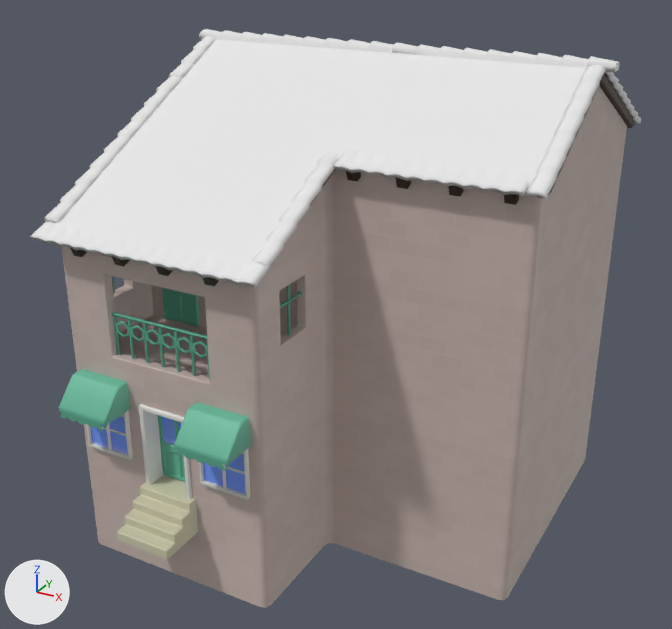
What one commit did to the FBX model Assets/_Meshes/Environment/Buildings/BackgroundBuilding8.fbx.
One viewpoint serves both versions: a 50 mm camera at (11.62, -15.94, 14.51) aimed at (0.17, 4.87, 4.1). Lighting does not change. The marker at lower left points along +X, +Y and +Z. Where no turn or scale is listed for an object, it has been applied to the vertices.

Script lines for the objects in view, before the commit:
```python
me_plane_047 = bpy.data.meshes.new('Plane.047')
me_plane_047.from_pydata(...)  # 3301 vertices, 3016 faces; spans x -5.47..6.56, y -1.28..11.79, z -2.29..11.21
# faces by material slot: [1863, 769, 7, 225, 152]
me_plane_047.materials.append(mat_rooftiles)  # its picture is missing
me_plane_047.materials.append(mat_gradient)  # picture img_flowerpallate_psd
me_plane_047.materials.append(mat_glass)  # picture img_glass_jpg
me_plane_047.materials.append(mat_bricks)  # picture img_bricks_grey_basecolor_jpg
me_plane_047.materials.append(mat_gradient_doublesided)  # picture img_flowerpallate_psd
ob_backgroundbuilding8 = bpy.data.objects.new('BackgroundBuilding8', me_plane_047)
ob_backgroundbuilding8.location = (0.0, 0.0, 0.0)
```
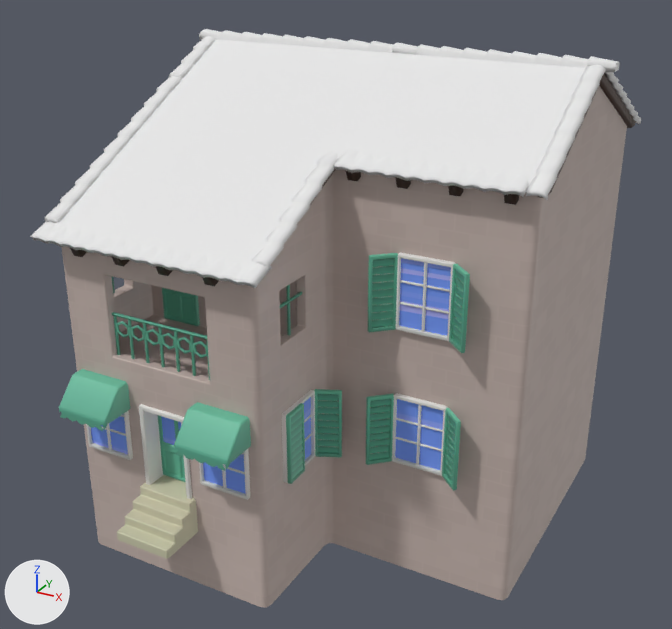
Boxes [x1, y1, x2, y2] around the edits, measured in the pictures (672 x 629 px):
'Window', added: after [396, 252, 456, 341]
'Window.002', added: after [392, 393, 448, 476]
'Cube.310', added (green): after [367, 253, 398, 333]
'Cube.318', added (green): after [366, 393, 394, 465]
'Cube.316', added (green): after [314, 389, 342, 458]
'Cube.311', added (green): after [449, 264, 470, 353]
'Cube.315', added (green): after [286, 403, 305, 484]
'Window.001', added: after [282, 390, 315, 483]
'Cube.319', added (green): after [442, 408, 461, 491]

Edits to the bpy script that builds the scene:
```text
Add me_cube_399:
    me_cube_399.from_pydata(...)  # 136 vertices, 100 faces; spans x -0.57..0.0, y -0.47..0.08, z -0.02..1.97
    me_cube_399.materials.append(mat_gradient)  # picture img_flowerpallate_psd
Add me_cube_408:
    me_cube_408.from_pydata(...)  # 136 vertices, 100 faces; spans x 0.0..0.57, y -0.47..0.08, z -0.02..1.97
    me_cube_408.materials.append(mat_gradient)  # picture img_flowerpallate_psd
Add me_cube_405:
    me_cube_405.from_pydata(...)  # 136 vertices, 100 faces; spans x -0.06..0.63, y 0.0..0.38, z -0.02..1.97
    me_cube_405.materials.append(mat_gradient)  # picture img_flowerpallate_psd
Add me_cube_403:
    me_cube_403.from_pydata(...)  # 80 vertices, 52 faces; spans x -0.08..0.08, y -0.72..0.72, z -1.0..1.0
    # faces by material slot: [51, 1]
    me_cube_403.materials.append(mat_gradient)  # picture img_flowerpallate_psd
    me_cube_403.materials.append(mat_glass)  # picture img_glass_jpg
Add me_cube_404:
    me_cube_404.from_pydata(...)  # 136 vertices, 100 faces; spans x 0.0..0.11, y -0.02..0.7, z -0.02..1.97
    me_cube_404.materials.append(mat_gradient)  # picture img_flowerpallate_psd
Add me_cube_406:
    me_cube_406.from_pydata(...)  # 80 vertices, 52 faces; spans x -0.72..0.72, y -0.08..0.08, z -1.0..1.0
    # faces by material slot: [51, 1]
    me_cube_406.materials.append(mat_gradient)  # picture img_flowerpallate_psd
    me_cube_406.materials.append(mat_glass)  # picture img_glass_jpg
Add me_cube_398:
    me_cube_398.from_pydata(...)  # 80 vertices, 52 faces; spans x -0.72..0.72, y -0.08..0.08, z -1.0..1.0
    # faces by material slot: [51, 1]
    me_cube_398.materials.append(mat_gradient)  # picture img_flowerpallate_psd
    me_cube_398.materials.append(mat_glass)  # picture img_glass_jpg
Add ob_cube_310:
    ob_cube_310 = bpy.data.objects.new('Cube.310', me_cube_399)
    ob_cube_310.location = (2.81, 3.14, 4.93)
Add ob_cube_318:
    ob_cube_318 = bpy.data.objects.new('Cube.318', me_cube_399.copy())
    ob_cube_318.location = (2.81, 3.14, 1.11)
Add ob_cube_319:
    ob_cube_319 = bpy.data.objects.new('Cube.319', me_cube_408)
    ob_cube_319.location = (4.22, 3.14, 1.11)
Add ob_cube_316:
    ob_cube_316 = bpy.data.objects.new('Cube.316', me_cube_405)
    ob_cube_316.location = (0.91, 2.39, 1.1)
Add ob_window_001:
    ob_window_001 = bpy.data.objects.new('Window.001', me_cube_403)
    ob_window_001.location = (0.83, 1.68, 2.07)
Add ob_cube_311:
    ob_cube_311 = bpy.data.objects.new('Cube.311', me_cube_408.copy())
    ob_cube_311.location = (4.22, 3.14, 4.93)
Add ob_cube_315:
    ob_cube_315 = bpy.data.objects.new('Cube.315', me_cube_404)
    ob_cube_315.location = (0.91, 0.98, 1.1)
Add ob_window_002:
    ob_window_002 = bpy.data.objects.new('Window.002', me_cube_406)
    ob_window_002.location = (3.51, 3.21, 2.09)
Add ob_window:
    ob_window = bpy.data.objects.new('Window', me_cube_398)
    ob_window.location = (3.51, 3.21, 5.91)
```
